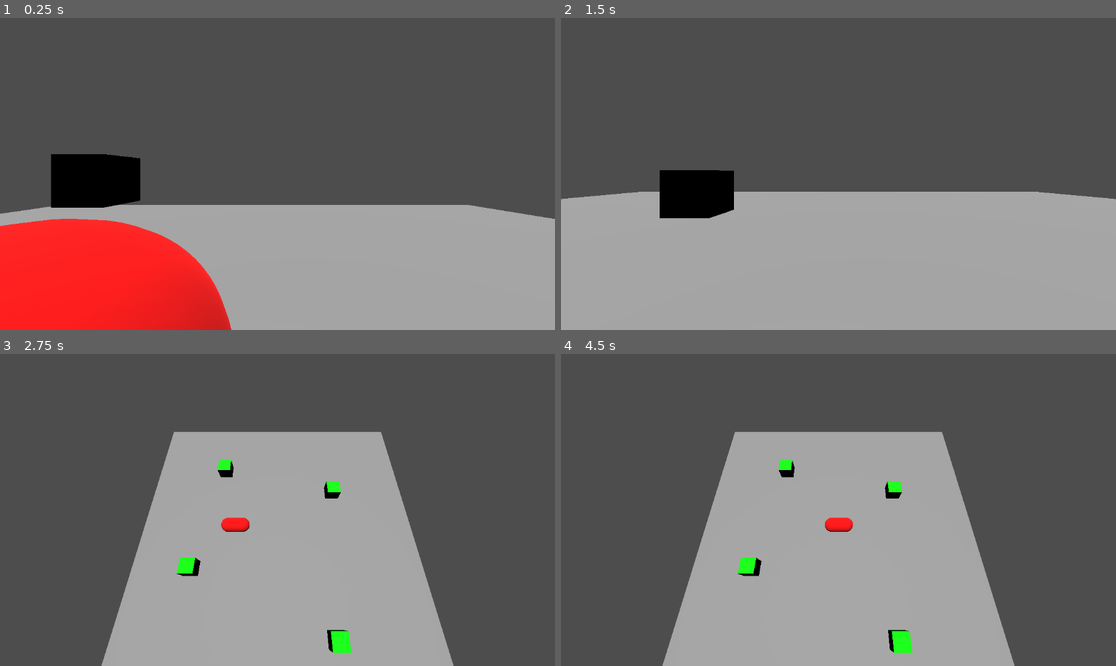
Above: before the commit, frames 1-4 (two rows, left to right).
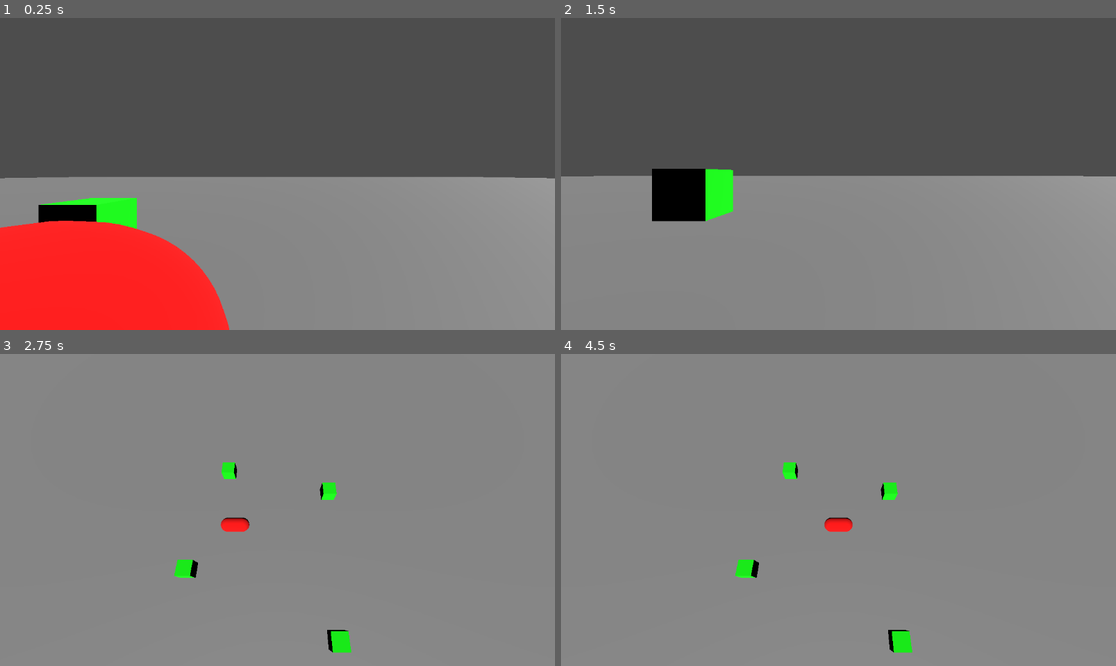
Above: after the commit, the same moments.

Repository: cornellev/cev-godot-sim
Game: Godot game, scene res://main.tscn
The game is run twice, just before and just after one commit, with the same random seed, the same clock (stepped at 60 frames per second) and the same inputs. Before the commit the project has no main scene; this scene is started directly in both runs.
Inputs:
- Up to frame 1 (0.25 s): no input
- Up to frame 2 (1.5 s): hold D (right) 0.53-1.28 s; tap Space (swap_cameras) at 0.6, 1.35 s; tap Enter at 1.25 s; hold S (back) from 1.28 s (still down)
- Up to frame 3 (2.75 s): release S (back) at 2.03 s; hold D (right) from 2.03 s (still down); tap Space (swap_cameras) at 2.1 s
- Up to frame 4 (4.5 s): tap Space (swap_cameras) at 2.75, 2.85, 3.6, 4.35 s; release D (right) at 2.78 s; hold W (forward) 2.78-3.53 s; hold A (left) from 3.53 s (still down)

The runs differ from the first frame. In frame 1, 32% of the frame differs, in the area x 0-100%, y 43-100%; in frame 2, 40%; in frame 3, 99%; in frame 4, 99%, in the area x 0-100%, y 0-100%.
Error after the commit: Parse Error: Could not find type "GodotRosNode" in the current scope. (res://global.gd:3)

Commit message:
Add global variable with ros node manager

Diff:
--- /dev/null
+++ b/global.gd
@@ -0,0 +1,18 @@
+extends Node
+
+var ros2_node: GodotRosNode
+
+# Called when the node enters the scene tree for the first time.
+func _ready() -> void:
+	print("Welcome to the world!")
+	GodotRosNode.Startup()
+	ros2_node = GodotRosNode.new()
+
+# Called every frame. 'delta' is the elapsed time since the previous frame.
+func _process(delta: float) -> void:
+	#print("hello world")
+	pass
+
+func _on_tree_exited() -> void:
+	GodotRosNode.Shutdown()
+	print("Bye game :(")
--- /dev/null
+++ b/global.tscn
@@ -0,0 +1,8 @@
+[gd_scene load_steps=2 format=3 uid="uid://bkgkmyh25k7h8"]
+
+[ext_resource type="Script" path="res://global.gd" id="1_hfxd4"]
+
+[node name="Global" type="Node"]
+script = ExtResource("1_hfxd4")
+
+[connection signal="tree_exited" from="." to="." method="_on_tree_exited"]
--- /dev/null
+++ b/ground.gd
@@ -0,0 +1,13 @@
+extends StaticBody3D
+
+@export var target: Node3D
+
+# Called when the node enters the scene tree for the first time.
+func _ready() -> void:
+	pass # Replace with function body.
+
+
+# Called every frame. 'delta' is the elapsed time since the previous frame.
+func _process(delta: float) -> void:
+	if target:
+		pass
--- a/main.tscn
+++ b/main.tscn
@@ -1,21 +1,23 @@
-[gd_scene load_steps=7 format=3 uid="uid://cbiwfltt3l28c"]
+[gd_scene load_steps=8 format=3 uid="uid://cbiwfltt3l28c"]
 
+[ext_resource type="Script" path="res://ground.gd" id="1_33ove"]
 [ext_resource type="PackedScene" uid="uid://d0xfd85fmn101" path="res://racecar.tscn" id="1_bovsq"]
 [ext_resource type="Script" path="res://cameras.gd" id="1_mi7ae"]
 [ext_resource type="Script" path="res://car_camera.gd" id="1_tm05y"]
 [ext_resource type="PackedScene" uid="uid://w7d1wwgun8w3" path="res://obstacle.tscn" id="2_pilbx"]
 
 [sub_resource type="BoxShape3D" id="BoxShape3D_elbvg"]
-size = Vector3(10, 0.115, 10)
+size = Vector3(100, 0.115, 100)
 
 [sub_resource type="BoxMesh" id="BoxMesh_w7vqu"]
-size = Vector3(10, 0.115, 10)
+size = Vector3(100, 0.115, 100)
 
 [node name="Main" type="Node3D"]
 
 [node name="Ground" type="StaticBody3D" parent="."]
 collision_layer = 2
 collision_mask = 4
+script = ExtResource("1_33ove")
 
 [node name="CollisionShape3D" type="CollisionShape3D" parent="Ground"]
 shape = SubResource("BoxShape3D_elbvg")
@@ -42,23 +44,23 @@
 size = 5.0
 
 [node name="DirectionalLight3D" type="DirectionalLight3D" parent="."]
-transform = Transform3D(1, 0, 0, 0, -0.00942467, 0.999956, 0, -0.999956, -0.00942467, 0, 5.84051, 0.24839)
+transform = Transform3D(1, 0, 0, 0, 0.757804, 0.652482, 0, -0.652482, 0.757804, 0.204042, 3.24167, 6.59355)
 light_energy = 1.229
 
 [node name="Racecar" parent="." instance=ExtResource("1_bovsq")]
-transform = Transform3D(1, 0, 0, 0, 1, 0, 0, 0, 1, 0.015165, 0.507579, 0.00317574)
+transform = Transform3D(1, 0, 0, 0, 1, 0, 0, 0, 1, 0, 0.5, 0)
 collision_mask = 4
 
 [node name="ObstacleGroup" type="Node" parent="."]
 
 [node name="Obstacle" parent="ObstacleGroup" instance=ExtResource("2_pilbx")]
-transform = Transform3D(1, 0, 0, 0, 1, 0, 0, 0, 1, 1.75307, 1.03799, 3.50448)
+transform = Transform3D(1, 0, 0, 0, 1, 0, 0, 0, 1, 1.75, 0.5, 3.5)
 
 [node name="Obstacle2" parent="ObstacleGroup" instance=ExtResource("2_pilbx")]
-transform = Transform3D(1, 0, 0, 0, 1, 0, 0, 0, 1, -2.93479, 1.11709, 1.43515)
+transform = Transform3D(1, 0, 0, 0, 1, 0, 0, 0, 1, -3, 0.5, 1.5)
 
 [node name="Obstacle3" parent="ObstacleGroup" instance=ExtResource("2_pilbx")]
-transform = Transform3D(1, 0, 0, 0, 1, 0, 0, 0, 1, 2.16941, 1.03799, -1.5638)
+transform = Transform3D(1, 0, 0, 0, 1, 0, 0, 0, 1, 2, 0.5, -1.5)
 
 [node name="Obstacle4" parent="ObstacleGroup" instance=ExtResource("2_pilbx")]
-transform = Transform3D(1, 0, 0, 0, 1, 0, 0, 0, 1, -2.16583, 0.997596, -2.61415)
+transform = Transform3D(1, 0, 0, 0, 1, 0, 0, 0, 1, -2, 0.5, -2.5)
--- a/project.godot
+++ b/project.godot
@@ -11,8 +11,13 @@
 [application]
 
 config/name="racing-tests"
+run/main_scene="res://main.tscn"
 config/features=PackedStringArray("4.3", "Forward Plus")
 config/icon="res://icon.svg"
+
+[autoload]
+
+Global="*res://global.tscn"
 
 [input]
 
@@ -47,3 +52,8 @@
 3d_physics/layer_1="racecar"
 3d_physics/layer_2="ground"
 3d_physics/layer_3="obstacles"
+
+[rendering]
+
+renderer/rendering_method="gl_compatibility"
+renderer/rendering_method.mobile="gl_compatibility"
